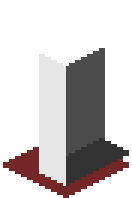
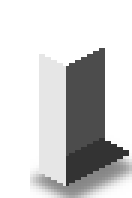
Layered file, before and after one edit (132x198). Changes by layer:
added layer "Shadow copy" (60%) above "Bottom" over [30, 147, 132, 198]
hid "Bottom" over [3, 147, 129, 198]
